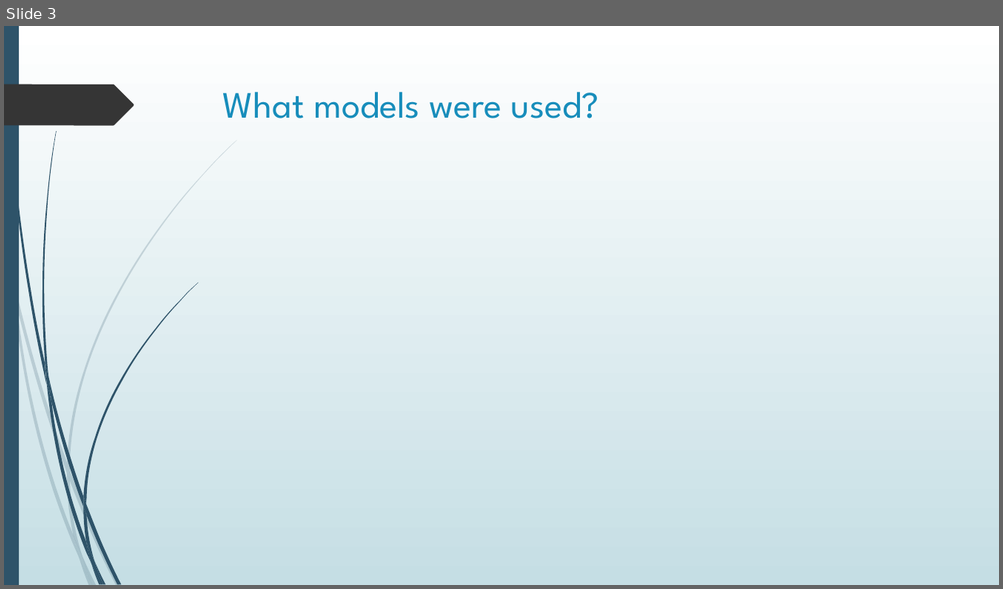
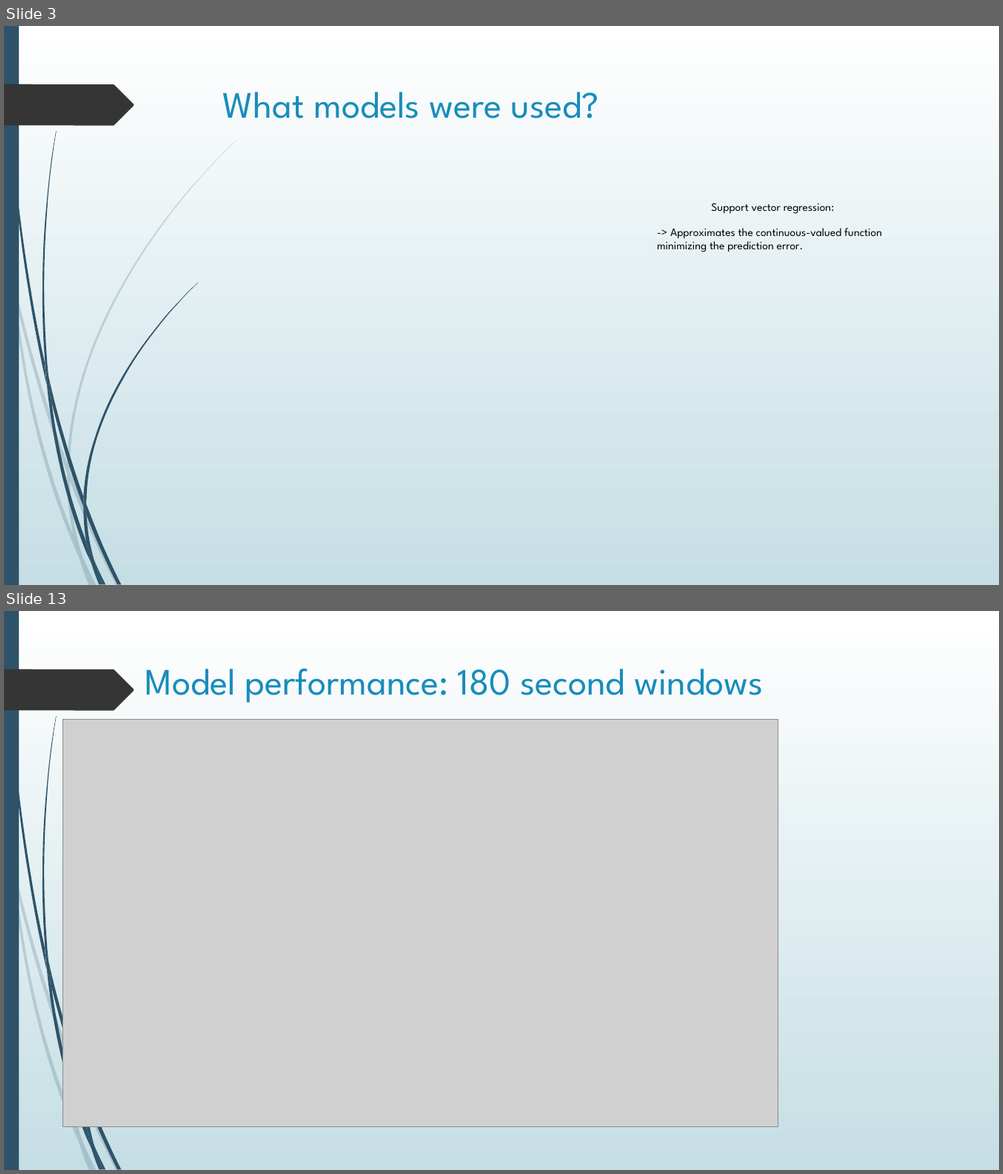
Before and after one commit to MadBerry42/Zwift, a slide deck: Models for handcycle Power output.pptx. Shown one above the other, each under a label of ours: slide 3 before the commit, slides 3 and 13 after it; the slides between them are not shown. The pictures are 1003x589 and 1003x1174 pixels, drawn with LibreOffice and Linux fonts; fonts in the diff are those of the drawing; grey boxes stand for pictures. Boxes give left, top, right and bottom in pixels: in the first picture for what was removed or moved away, otherwise in the second. Text is boxed around its words. In the diff, an @@ line names an element or a change of style, - is before the commit and + after.

```diff
--- a/Models for handcycle Power output.pptx
+++ b/Models for handcycle Power output.pptx
@@ slide 13 added at <box>4,611,999,1170</box>, background gradient #FFFFFF to #C5DEE5; not listed: 20 template elements that a slide beside it also shows @@
@@ title added at <box>145,668,762,703</box>, 36 pt, text #178DBB @@
+Model performance: 180 second windows
@@ picture added at <box>63,719,779,1128</box> @@
@@ slide 3 changed as well @@
@@ text added at <box>711,203,834,214</box>, 11 pt, text #000000 @@
+Support vector regression:
@@ text added at <box>657,228,882,252</box>, 11 pt, text #000000 @@
+-> Approximates the continuous-valued function minimizing the prediction error.
```
Also in this commit, not shown: 11 other slides added, 9 slides removed.
